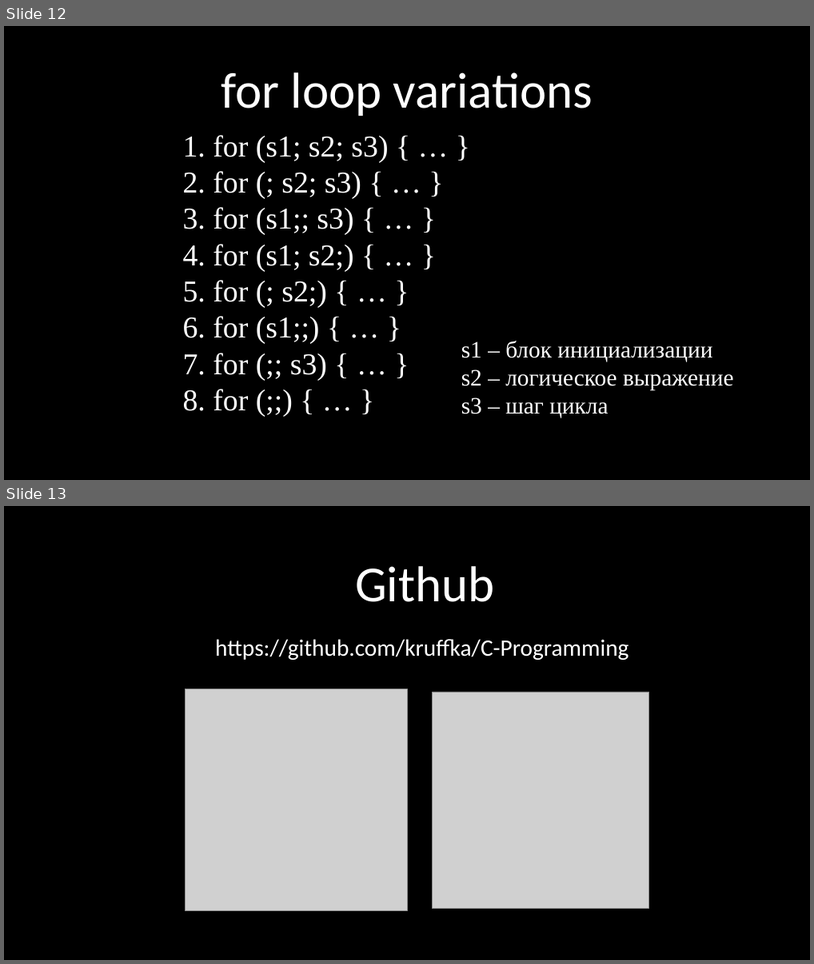
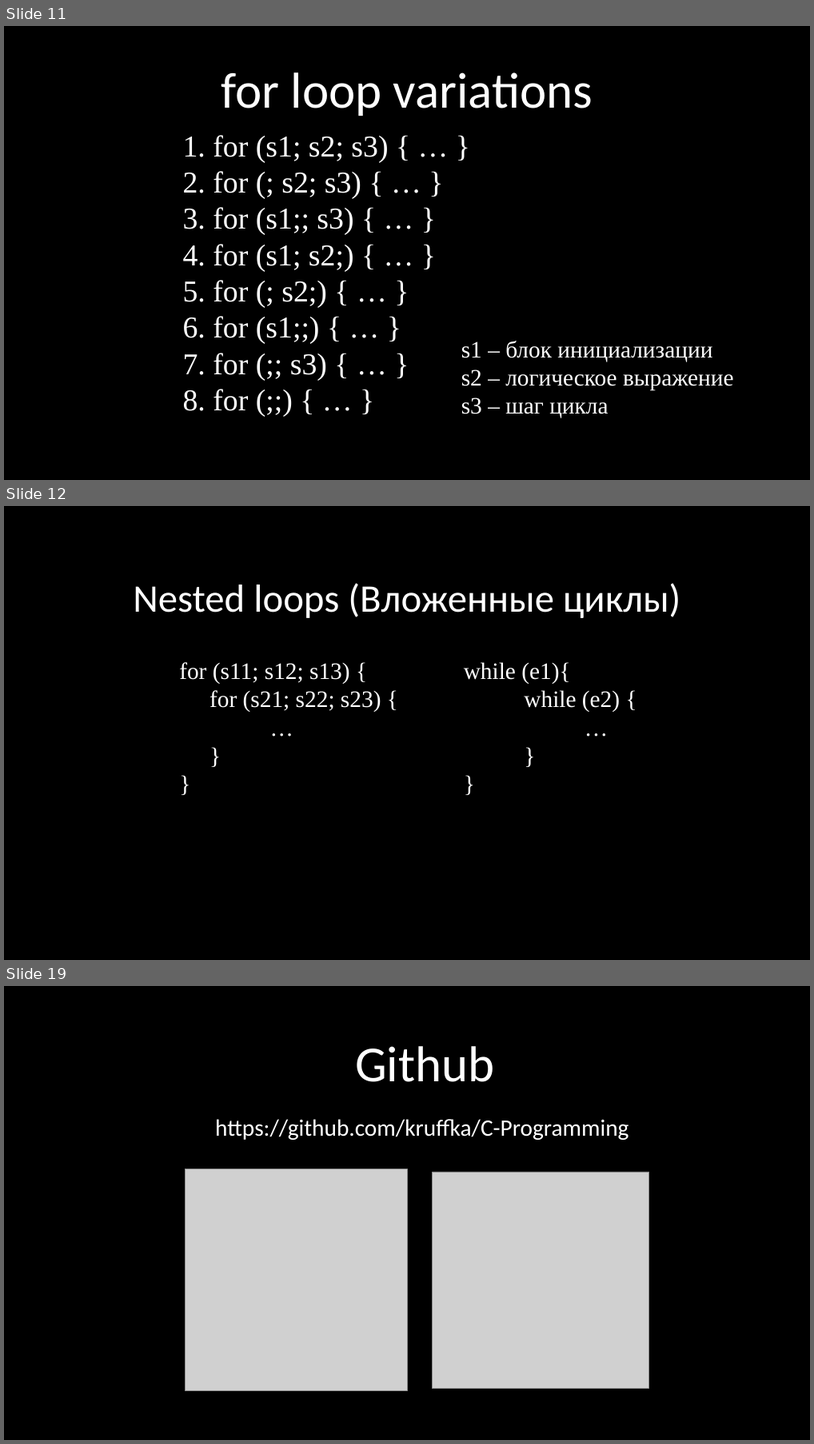
Before and after one commit to kruffka/C-Programming, a slide deck: 2024-2025/slides_pptx/3_loops.pptx. Shown one above the other, each under a label of ours: slides 12 and 13 before the commit, slides 11, 12 and 19 after it; the slides between them are not shown. The pictures are 814x964 and 814x1444 pixels, drawn with LibreOffice and Linux fonts; fonts in the diff are those of the drawing; grey boxes stand for pictures. Boxes give left, top, right and bottom in pixels: in the first picture for what was removed or moved away, otherwise in the second. Text is boxed around its words. In the diff, an @@ line names an element or a change of style, - is before the commit and + after.

Commit message:
Added nested loops and unroll loop

```diff
--- a/2024-2025/slides_pptx/3_loops.pptx
+++ b/2024-2025/slides_pptx/3_loops.pptx
@@ slide 12 added at (4, 506, 810, 960), background #000000 @@
@@ text added at (133, 583, 681, 618), 46.5 pt, text #FFFFFF @@
+Nested loops (Вложенные циклы)
@@ text added at (179, 662, 382, 712), 28 pt, text #FFFFFF @@
+for (s11; s12; s13) {
+  for (s21; s22; s23) {
+  …
+  }
+}
@@ text added at (464, 662, 620, 712), 28 pt, text #FFFFFF @@
+while (e1){
+while (e2) {
+…
+}
+}
@@ what was slide 12 is now slide 11 @@
@@ what was slide 13 is now slide 19 @@
```
Also in this commit, not shown: 2 slides changed, 6 other slides added, 1 slide removed, 10 other files.
